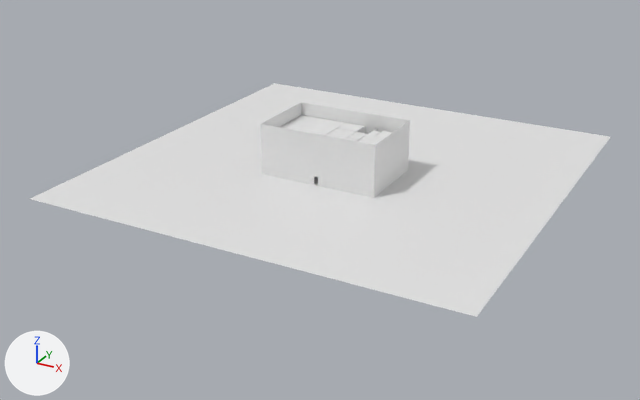
A saved change to the Blender file BLENDER/BLENDER_FILES/OFFICE_BUILDING.blend.
Both versions are drawn from a 50 mm camera at (88.0, -172.2, 75.8) aimed at (-2.5, -7.6, -6.5). Every picture has the same lights, and +X, +Y and +Z are marked at lower left.

The scene before the commit, as lines of its bpy script (objects in view):
```python
me_plane_001 = bpy.data.meshes.new('Plane.001')
me_plane_001.from_pydata([(1.41, -1.41, 0.0), (1.41, -1.41, 0.3), (-1.41, -1.41, 0.0), (-1.41, -1.41, 0.3), (-1.41, 0.41, 0.0), (-1.41, 0.41, 0.3), (1.41, 0.41, 0.0), (1.41, 0.41, 0.3)], [], [(4, 2, 3, 5), (6, 4, 5, 7), (0, 6, 7, 1), (2, 0, 1, 3)])
me_plane_005 = bpy.data.meshes.new('Plane.005')
me_plane_005.from_pydata(...)  # 262 vertices, 148 faces; spans x -1.39..1.39, y -1.39..0.39, z 0.0..0.3
me_plane_006 = bpy.data.meshes.new('Plane.006')
me_plane_006.from_pydata(...)  # 28 vertices, 21 faces; spans x -1.41..1.41, y -1.41..0.41, z 0.0..0.3
me_plane_007 = bpy.data.meshes.new('Plane.007')
me_plane_007.from_pydata([(-1.0, -1.0, 0.0), (1.0, -1.0, 0.0), (-1.0, 1.0, 0.0), (1.0, 1.0, 0.0)], [], [(0, 1, 3, 2)])
ob_plane_001 = bpy.data.objects.new('Plane.001', me_plane_001)
ob_plane_001.location = (0.0, 0.0, 3.0)
ob_plane_001.scale = (10.0, 10.0, 10.0)
_m = ob_plane_001.modifiers.new('Array', 'ARRAY')
_m.count = 3
_m.constant_offset_displace = (0.0, 0.0, 0.0)
_m.relative_offset_displace = (0.0, 0.0, 1.0)
ob_plane_002 = bpy.data.objects.new('Plane.002', me_plane_005)
ob_plane_002.location = (0.0, 0.0, 6.0)
ob_plane_002.scale = (10.0, 10.0, 10.0)
ob_plane_003 = bpy.data.objects.new('Plane.003', me_plane_006)
ob_plane_003.location = (0.0, 0.0, 0.0)
ob_plane_003.scale = (10.0, 10.0, 10.0)
ob_plane_005 = bpy.data.objects.new('Plane.005', me_plane_007)
ob_plane_005.location = (0.0, 0.0, 0.0)
ob_plane_005.scale = (50.0, 50.0, 50.0)
```
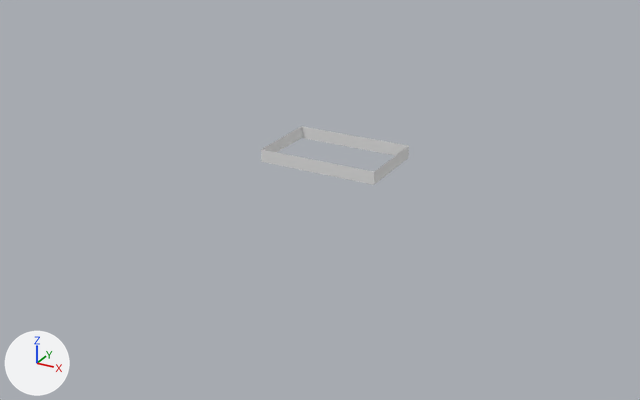
The change, as a diff of the scene's bpy script:
```diff
--- a/BLENDER/BLENDER_FILES/OFFICE_BUILDING.blend.py
+++ b/BLENDER/BLENDER_FILES/OFFICE_BUILDING.blend.py
@@ ob_plane_005 @@
 ob_plane_005.scale = (50.0, 50.0, 50.0)
+ob_plane_005.hide_set(True)  # its collection is switched off
@@ ob_plane_003 @@
 ob_plane_003.scale = (10.0, 10.0, 10.0)
+ob_plane_003.hide_set(True)  # its collection is switched off
@@ ob_plane_002 @@
 ob_plane_002.scale = (10.0, 10.0, 10.0)
+ob_plane_002.hide_set(True)  # its collection is switched off
@@ ob_plane_001 @@
 ob_plane_001.scale = (10.0, 10.0, 10.0)
-_m = ob_plane_001.modifiers.new('Array', 'ARRAY')
-_m.count = 3
-_m.constant_offset_displace = (0.0, 0.0, 0.0)
-_m.relative_offset_displace = (0.0, 0.0, 1.0)
```

What differs and where, as boxes [x1, y1, x2, y2] in the pictures (640 x 400 px):
'Plane.005', hidden: before [30, 83, 610, 317]
'Plane.001', modifiers changed (29% shorter): before [260, 102, 410, 185]; after [261, 126, 409, 185]
'Plane.003', hidden: before [261, 159, 408, 198]
'Plane.002', hidden: before [280, 115, 393, 145]
